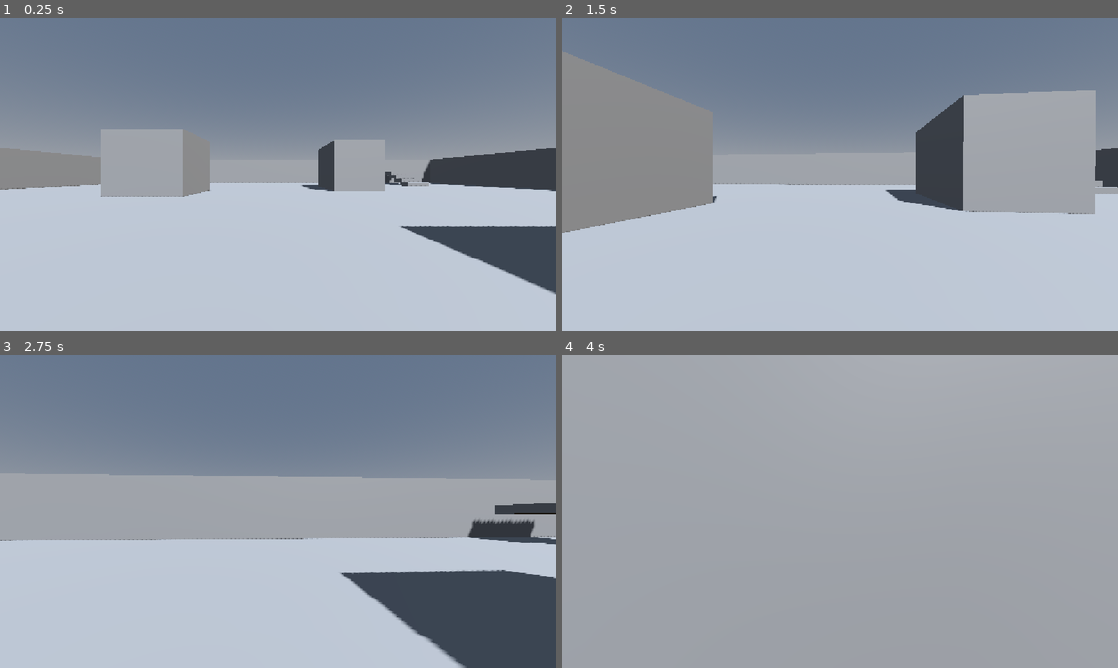
Above: before the commit, frames 1-4 (two rows, left to right).
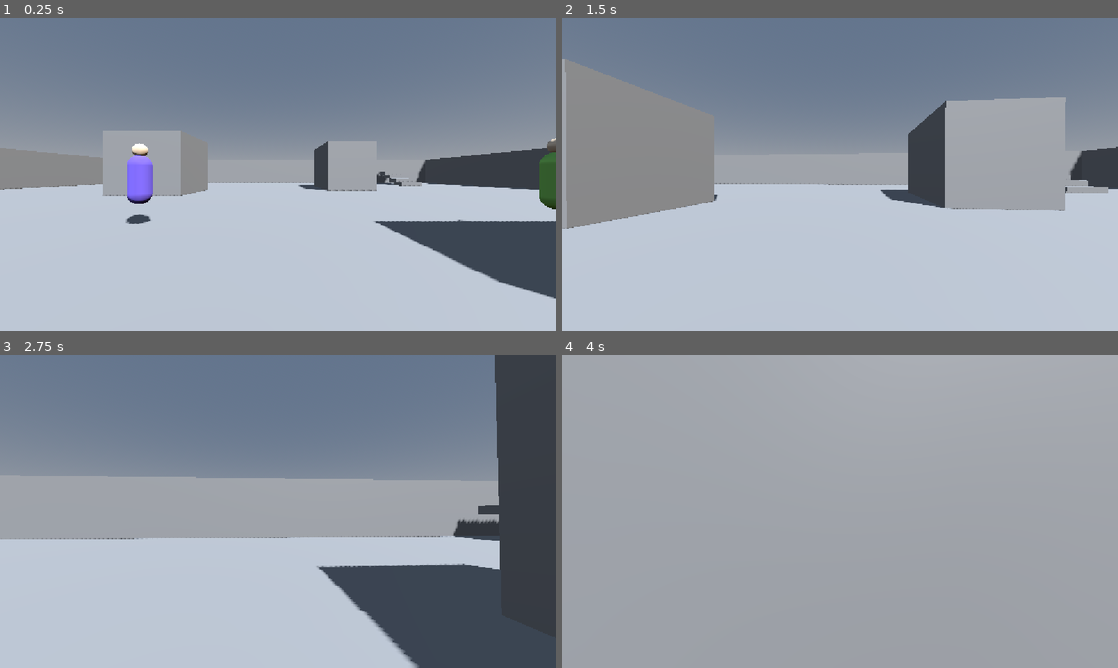
Above: after the commit, the same moments.

Repository: IsmailOuazzani/les-tenebres
Game: Godot game, scene res://scenes/test_map.tscn
Same seed, same stepped clock (60 frames per second), same inputs: the game is played once before the commit and once after it.
Inputs (mouse positions are in pixels of both pictures, inside the frame that each line leads up to):
- Up to frame 1 (0.25 s): no input
- Up to frame 2 (1.5 s): move the mouse to (867, 174) at 0.52 s; hold Shift (sprint) 0.53-1.28 s; hold W (move_forward) from 0.53 s (still down); tap Space (jump) at 0.77 s; move the mouse to (812, 174) at 1.27 s; tap Shift (sprint) at 1.35 s
- Up to frame 3 (2.75 s): keep holding W (move_forward); tap Space (jump) at 1.52 s; move the mouse to (289, 505) at 2.02 s; hold Shift (sprint) from 2.03 s (still down)
- Up to frame 4 (4 s): keep holding W (move_forward); move the mouse to (834, 517) at 2.77 s; release Shift (sprint) at 2.78 s; tap Shift (sprint) at 2.85 s; tap Space (jump) at 3.02, 3.77 s; move the mouse to (878, 514) at 3.52 s; hold Shift (sprint) from 3.53 s (still down)

The runs differ from the first frame. In frame 1, 4.0% of the frame differs, in the area x 0-100%, y 35-90%; in frame 2, 4.5%; in frame 3, 10%, in the area x 0-100%, y 0-100%; in frame 4, less than 0.1%.

Commit message:
Add wandering civilian NPCs and spawner to test map
NPCs are self-contained (CharacterBody3D + simple IDLE/WANDER state
machine, no navmesh needed) and use a primitive capsule+head placeholder
mesh since the Quaternius character pack isn't scriptably downloadable
headlessly. Spawner is a single new node in test_map.tscn, positioned at
the player spawn and scaled by radius rather than specific geometry, so
it stays valid while the map layout is reworked in parallel.

See agents/npc-wander-notes.md for asset tradeoffs and hook points for
the upcoming recruit/crowd-follow systems.

Co-Authored-By: Claude Sonnet 5 <noreply@anthropic.com>

Diff:
--- /dev/null
+++ b/scenes/npc.tscn
@@ -0,0 +1,39 @@
+[gd_scene load_steps=6 format=3 uid="uid://cnpcwander001"]
+
+[ext_resource type="Script" path="res://scripts/npc.gd" id="1_script"]
+
+[sub_resource type="CapsuleShape3D" id="CapsuleShape3D_body"]
+radius = 0.35
+height = 1.6
+
+[sub_resource type="CapsuleMesh" id="CapsuleMesh_body"]
+radius = 0.35
+height = 1.6
+
+[sub_resource type="SphereMesh" id="SphereMesh_head"]
+radius = 0.22
+height = 0.44
+
+[sub_resource type="StandardMaterial3D" id="StandardMaterial3D_head"]
+albedo_color = Color(0.92, 0.82, 0.7, 1)
+
+[node name="NPC" type="CharacterBody3D"]
+collision_layer = 1
+collision_mask = 3
+floor_snap_length = 0.5
+script = ExtResource("1_script")
+
+[node name="CollisionShape3D" type="CollisionShape3D" parent="."]
+transform = Transform3D(1, 0, 0, 0, 1, 0, 0, 0, 1, 0, 0.8, 0)
+shape = SubResource("CapsuleShape3D_body")
+
+[node name="MeshRoot" type="Node3D" parent="."]
+
+[node name="Body" type="MeshInstance3D" parent="MeshRoot"]
+transform = Transform3D(1, 0, 0, 0, 1, 0, 0, 0, 1, 0, 0.8, 0)
+mesh = SubResource("CapsuleMesh_body")
+
+[node name="Head" type="MeshInstance3D" parent="MeshRoot"]
+transform = Transform3D(1, 0, 0, 0, 1, 0, 0, 0, 1, 0, 1.75, 0)
+mesh = SubResource("SphereMesh_head")
+surface_material_override/0 = SubResource("StandardMaterial3D_head")
--- a/scenes/test_map.tscn
+++ b/scenes/test_map.tscn
@@ -1,7 +1,9 @@
-[gd_scene load_steps=8 format=3 uid="uid://ctestmap001"]
+[gd_scene load_steps=10 format=3 uid="uid://ctestmap001"]
 
 [ext_resource type="Script" path="res://scenes/test_map.gd" id="1_script"]
 [ext_resource type="PackedScene" path="res://addons/fps_controller/Player.tscn" id="2_player"]
+[ext_resource type="Script" path="res://scripts/npc_spawner.gd" id="3_npc_spawner"]
+[ext_resource type="PackedScene" path="res://scenes/npc.tscn" id="4_npc_scene"]
 
 [sub_resource type="ProceduralSkyMaterial" id="ProceduralSkyMaterial_1"]
 
@@ -104,3 +106,11 @@
 
 [node name="Player" parent="." instance=ExtResource("2_player")]
 transform = Transform3D(1, 0, 0, 0, 1, 0, 0, 0, 1, 0, 1, 10)
+
+[node name="NPCSpawner" type="Node3D" parent="."]
+transform = Transform3D(1, 0, 0, 0, 1, 0, 0, 0, 1, 0, 1, 10)
+script = ExtResource("3_npc_spawner")
+npc_scene = ExtResource("4_npc_scene")
+npc_count = 7
+spawn_radius = 10.0
+min_spacing = 1.5
--- /dev/null
+++ b/scripts/npc.gd
@@ -0,0 +1,114 @@
+extends CharacterBody3D
+
+## Civilian NPC: wanders a small radius around its spawn point, pausing to idle
+## between moves. This is the foundation for recruitment/crowd-follow systems
+## that will be wired up later -- see agents/npc-wander-notes.md for the plan.
+##
+## State machine is deliberately small right now: only WANDER/IDLE are driven.
+## RECRUITED and FOLLOWING exist as placeholders so the recruitment system can
+## flip `state` without needing to touch this script's movement logic much.
+
+enum State { IDLE, WANDER, RECRUITED, FOLLOWING }
+
+@export var wander_radius: float = 6.0
+@export var move_speed: float = 2.0
+@export var idle_time_min: float = 2.0
+@export var idle_time_max: float = 5.0
+@export var turn_speed: float = 6.0
+@export var arrival_distance: float = 0.3
+
+var state: State = State.IDLE
+var home_position: Vector3
+var target_position: Vector3
+var state_timer: float = 0.0
+
+@onready var mesh_root: Node3D = $MeshRoot
+@onready var gravity: float = ProjectSettings.get_setting("physics/3d/default_gravity", 9.8)
+
+var _bob_time: float = 0.0
+
+
+func _ready() -> void:
+	home_position = global_position
+	_tint_random()
+	_enter_idle()
+
+
+func _physics_process(delta: float) -> void:
+	if not is_on_floor():
+		velocity.y -= gravity * delta
+	else:
+		velocity.y = 0.0
+
+	match state:
+		State.IDLE:
+			velocity.x = 0.0
+			velocity.z = 0.0
+			state_timer -= delta
+			if state_timer <= 0.0:
+				_enter_wander()
+		State.WANDER:
+			_process_wander(delta)
+		State.RECRUITED, State.FOLLOWING:
+			# Not implemented yet -- the recruit/crowd system will drive these.
+			velocity.x = 0.0
+			velocity.z = 0.0
+
+	move_and_slide()
+	_update_visuals(delta)
+
+
+func _process_wander(delta: float) -> void:
+	var to_target: Vector3 = target_position - global_position
+	to_target.y = 0.0
+	var distance: float = to_target.length()
+
+	if distance <= arrival_distance:
+		_enter_idle()
+		return
+
+	var direction: Vector3 = to_target.normalized()
+	velocity.x = direction.x * move_speed
+	velocity.z = direction.z * move_speed
+
+	var target_angle: float = atan2(direction.x, direction.z)
+	mesh_root.rotation.y = lerp_angle(mesh_root.rotation.y, target_angle, turn_speed * delta)
+
+
+func _enter_idle() -> void:
+	state = State.IDLE
+	state_timer = randf_range(idle_time_min, idle_time_max)
+
+
+func _enter_wander() -> void:
+	state = State.WANDER
+	target_position = _pick_wander_point()
+
+
+func _pick_wander_point() -> Vector3:
+	var angle: float = randf() * TAU
+	var dist: float = sqrt(randf()) * wander_radius
+	var offset: Vector3 = Vector3(cos(angle) * dist, 0.0, sin(angle) * dist)
+	return home_position + offset
+
+
+func _update_visuals(delta: float) -> void:
+	# Small bob while walking so the placeholder mesh doesn't look like it's
+	# gliding. Purely cosmetic -- replace with real animation playback if/when
+	# a rigged character asset is swapped in (see agents/npc-wander-notes.md).
+	var horizontal_speed: float = Vector2(velocity.x, velocity.z).length()
+	if horizontal_speed > 0.05:
+		_bob_time += delta * 8.0
+		mesh_root.position.y = abs(sin(_bob_time)) * 0.05
+	else:
+		_bob_time = 0.0
+		mesh_root.position.y = lerp(mesh_root.position.y, 0.0, delta * 8.0)
+
+
+func _tint_random() -> void:
+	var body_mesh: MeshInstance3D = get_node_or_null("MeshRoot/Body")
+	if body_mesh == null:
+		return
+	var material := StandardMaterial3D.new()
+	material.albedo_color = Color.from_hsv(randf(), 0.55, 0.85)
+	body_mesh.material_override = material
--- /dev/null
+++ b/scripts/npc_spawner.gd
@@ -0,0 +1,55 @@
+extends Node3D
+class_name NPCSpawner
+
+## Spawns a handful of wandering civilian NPCs around this node's position at
+## scene start. Deliberately map-layout-agnostic: it only needs a center point
+## (this node's transform, usually placed near the player spawn) and a radius,
+## so it keeps working if the grey-box geometry around it changes shape/size.
+##
+## See agents/npc-wander-notes.md for how this fits into the bigger picture
+## (recruitment, crowd-following) that will build on top of these NPCs later.
+
+@export var npc_scene: PackedScene
+@export var npc_count: int = 6
+@export var spawn_radius: float = 10.0
+@export var min_spacing: float = 1.5
+
+
+func _ready() -> void:
+	if npc_scene == null:
+		push_warning("NPCSpawner: no npc_scene assigned, nothing to spawn.")
+		return
+
+	var placed_points: Array[Vector3] = []
+	for i in range(npc_count):
+		var spawn_point: Vector3 = _find_spawn_point(placed_points)
+		placed_points.append(spawn_point)
+
+		var npc: Node3D = npc_scene.instantiate()
+		add_child(npc)
+		npc.global_position = spawn_point
+
+
+func _find_spawn_point(placed_points: Array[Vector3]) -> Vector3:
+	var center: Vector3 = global_position
+	for attempt in range(20):
+		var angle: float = randf() * TAU
+		var dist: float = sqrt(randf()) * spawn_radius
+		var candidate: Vector3 = center + Vector3(cos(angle) * dist, 0.0, sin(angle) * dist)
+
+		var far_enough: bool = true
+		for point in placed_points:
+			if candidate.distance_to(point) < min_spacing:
+				far_enough = false
+				break
+
+		if far_enough:
+			return candidate
+
+	# Fallback: couldn't find a spaced-out point after enough attempts
+	# (e.g. radius too small for the count); just scatter randomly.
+	return center + Vector3(
+		randf_range(-spawn_radius, spawn_radius),
+		0.0,
+		randf_range(-spawn_radius, spawn_radius)
+	)
Not shown, added: scripts/npc.gd.uid
Not shown, added: scripts/npc_spawner.gd.uid
Not shown, added: agents/npc-wander-notes.md
